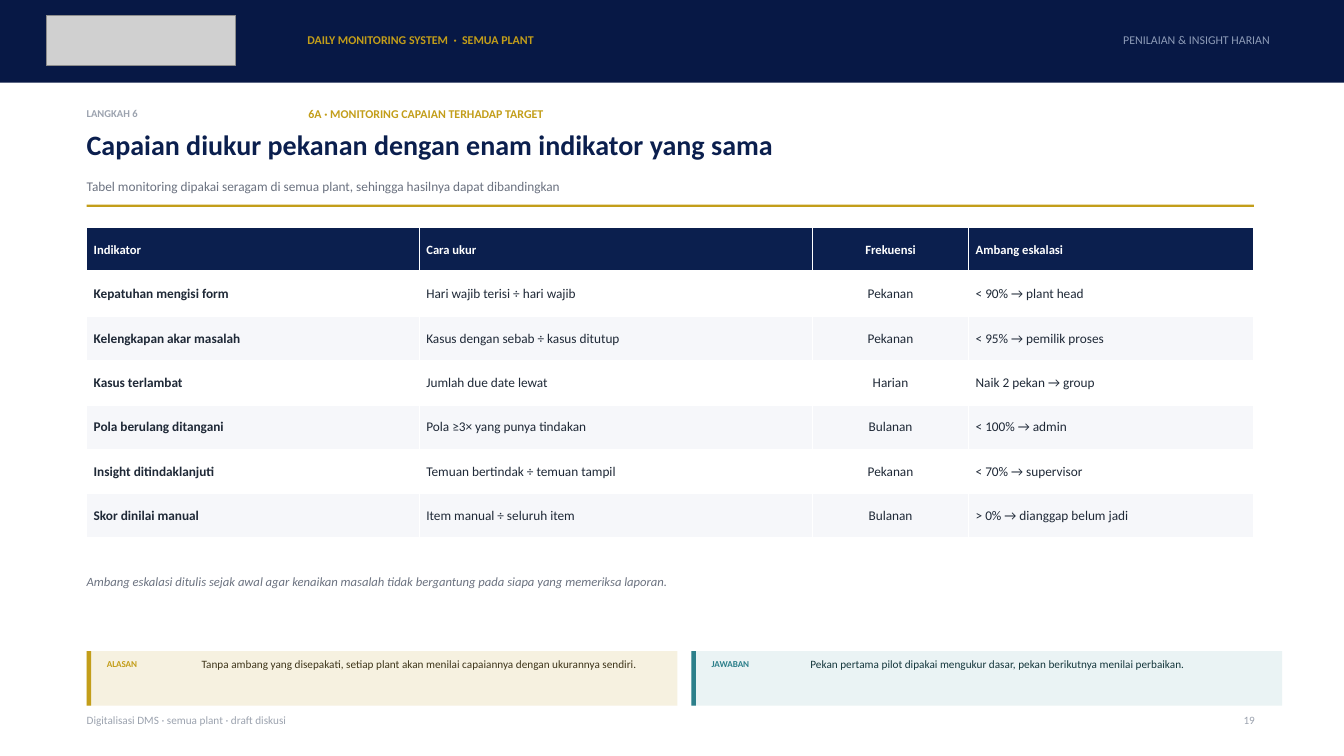
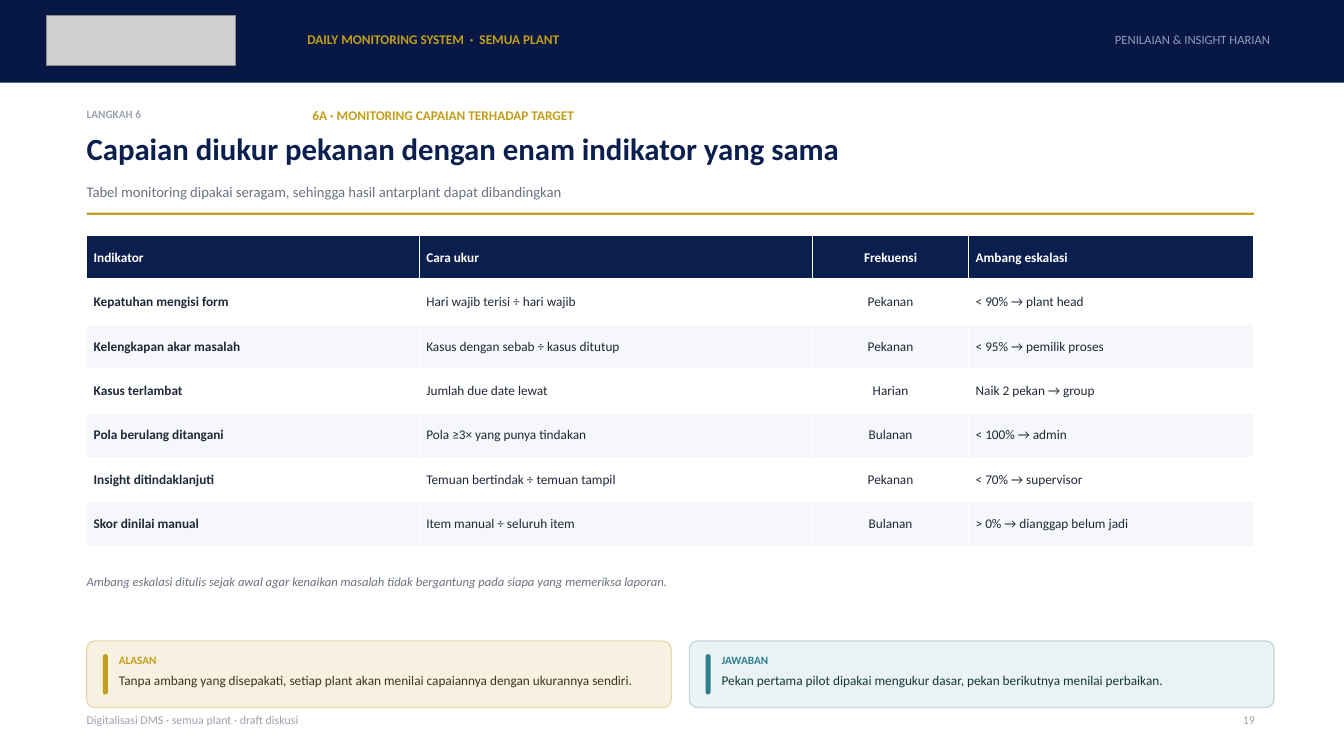
Before and after one commit to GalaxyDust/DailyMonitoringSystem_App, a slide deck: slide 19 of docs/DMS_Digitalisasi_v1.pptx. Drawn at 1344x756 pixels with LibreOffice and Linux fonts; fonts in the diff are those of the drawing; grey boxes stand for pictures; background and template pictures are left out. Boxes give left, top, right and bottom in pixels: in the first picture for what was removed or moved away, otherwise in the second. Text is boxed around its words. In the diff, an @@ line names an element or a change of style, - is before the commit and + after.

```diff
--- a/docs/DMS_Digitalisasi_v1.pptx
+++ b/docs/DMS_Digitalisasi_v1.pptx
@@ text "DAILY MONITORING SYSTEM · SEMUA ..." at [307,35,559,44]: size 8.5 to 9.5 pt @@
@@ text "PENILAIAN & INSIGHT HARIAN": place and size @@
-text "PENILAIAN & INSIGHT HARIAN" at [1123,36,1269,44]
+text "PENILAIAN & INSIGHT HARIAN" at [1115,36,1270,44]
@@ text "PENILAIAN & INSIGHT HARIAN" at [1115,36,1270,44]: size 8.5 to 9 pt @@
@@ text "LANGKAH 6" at [87,110,141,118]: size 7.5 to 8 pt @@
@@ text "6A · MONITORING CAPAIAN TERHADAP ..." at [312,111,573,120]: size 8.5 to 9.5 pt @@
@@ text "Capaian diukur pekanan dengan enam ..." at [87,138,839,166]: size 20 to 22 pt @@
@@ text at [87,187,561,200]: text changed; size 9.5 to 10.5 pt @@
-Tabel monitoring dipakai seragam di semua plant, sehingga hasilnya dapat dibandingkan
+Tabel monitoring dipakai seragam, sehingga hasil antarplant dapat dibandingkan
@@ table at [87,236,1254,546] @@
@@ size 9 to 9.5 pt in "Indikator", "Cara ukur", "Frekuensi", "Ambang eskalasi" @@
@@ table: place and size @@
-table at [87,228,1254,538]
+table at [87,236,1254,546]
@@ rectangle: place and size @@
-rectangle at [87,205,1254,207]
+rectangle at [87,213,1254,215]
@@ rounded rectangle: place and size @@
-rounded rectangle at [87,651,678,706]
+rounded rectangle at [87,641,671,708]
@@ rounded rectangle at [87,641,671,708]: rectangle to rounded rectangle; outline none to #E6D9B2 0.9 pt @@
@@ rounded rectangle at [103,654,108,695]: rectangle to rounded rectangle @@
@@ rounded rectangle: place and size @@
-rounded rectangle at [87,651,91,706]
+rounded rectangle at [103,654,108,695]
@@ text "ALASAN": place and size @@
-text "ALASAN" at [107,661,137,667]
+text "ALASAN" at [119,656,157,664]
@@ text "ALASAN" at [119,656,157,664]: size 6.5 to 8 pt @@
@@ rounded rectangle: place and size @@
-rounded rectangle at [692,651,1282,706]
+rounded rectangle at [690,641,1274,708]
@@ rounded rectangle at [690,641,1274,708]: rectangle to rounded rectangle; outline none to #BFD8DB 0.9 pt @@
@@ rounded rectangle: place and size @@
-rounded rectangle at [692,651,696,706]
+rounded rectangle at [706,654,711,695]
@@ rounded rectangle at [706,654,711,695]: rectangle to rounded rectangle @@
@@ text "JAWABAN" at [722,656,769,664]: size 6.5 to 8 pt @@
@@ text "JAWABAN": place and size @@
-text "JAWABAN" at [712,661,750,667]
+text "JAWABAN" at [722,656,769,664]
@@ text "Tanpa ambang yang disepakati, setiap ...": place and size @@
-text "Tanpa ambang yang disepakati, setiap ..." at [202,660,636,670]
+text "Tanpa ambang yang disepakati, setiap ..." at [119,675,632,688]
@@ text "Tanpa ambang yang disepakati, setiap ..." at [119,675,632,688]: size 8 to 9.5 pt; line spacing 1.12 to 1.15 @@
@@ text "Pekan pertama pilot dipakai mengukur ..." at [722,675,1163,688]: size 8 to 9.5 pt; line spacing 1.12 to 1.15 @@
@@ text "Pekan pertama pilot dipakai mengukur ...": place and size @@
-text "Pekan pertama pilot dipakai mengukur ..." at [810,660,1184,670]
+text "Pekan pertama pilot dipakai mengukur ..." at [722,675,1163,688]
@@ text "Digitalisasi DMS · semua plant ..." at [87,716,299,726]: size 8 to 8.5 pt @@
```
Also in this commit, not shown: 22 other slides changed, 2 other files.
